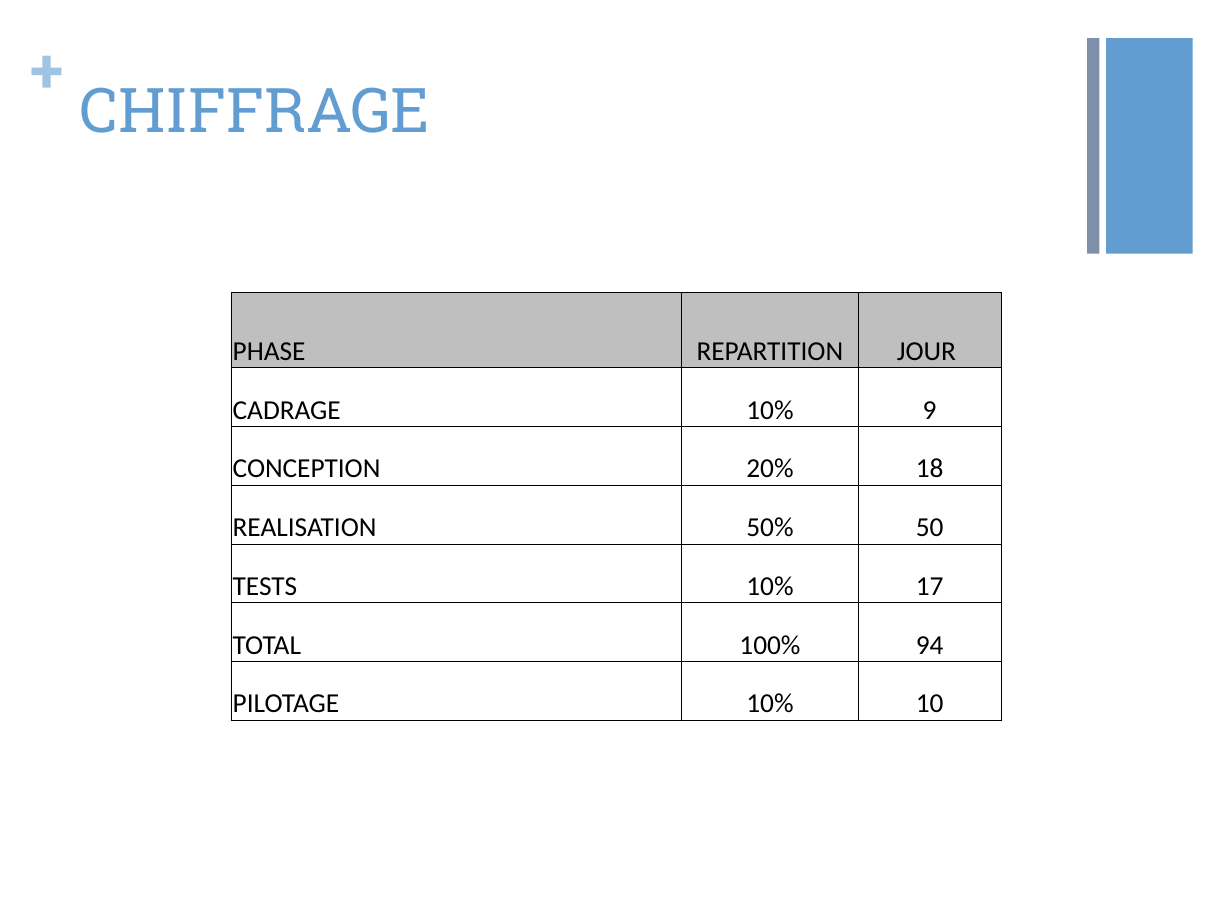
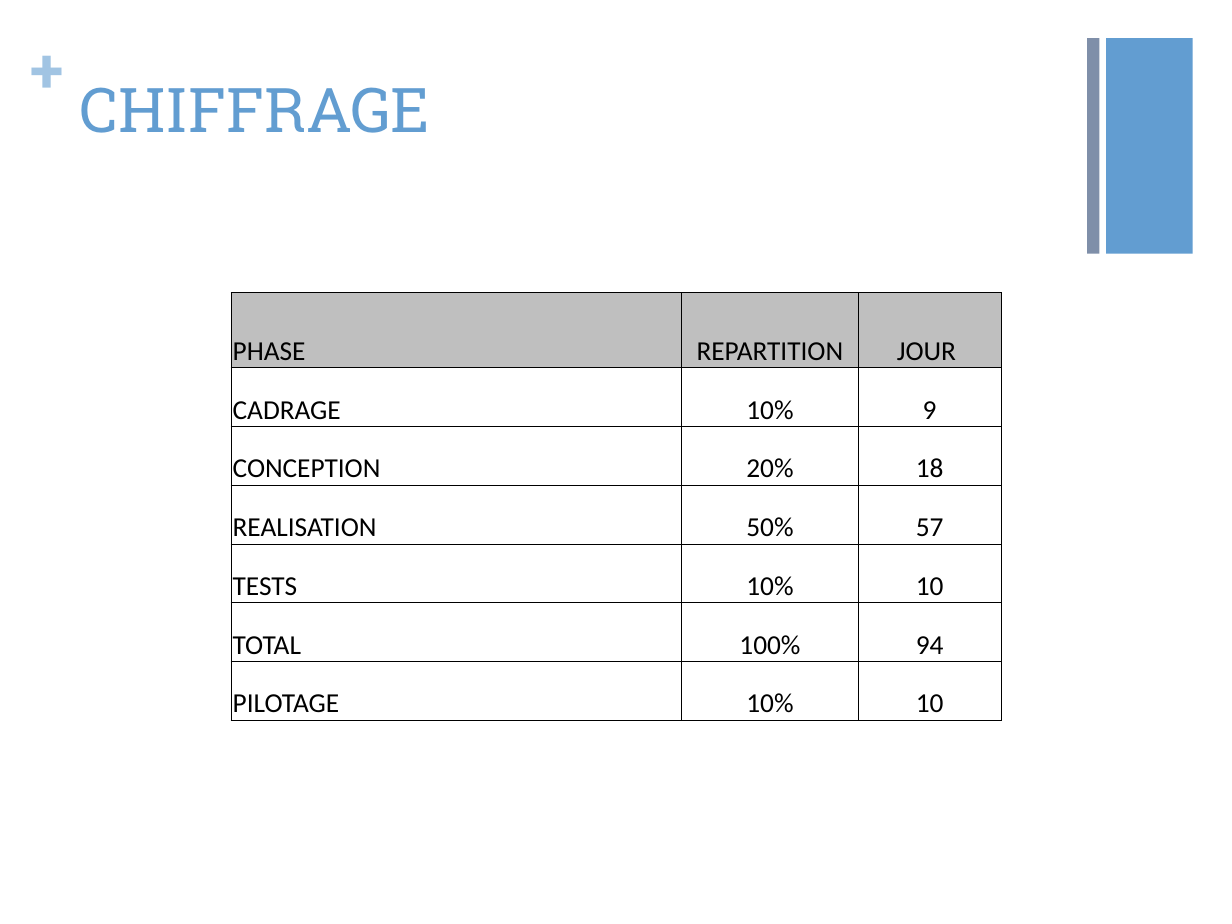
Before and after one commit to vibiscus/python, a slide deck: slide 10 of Presentation 29 avril V2.pptx. Drawn at 1232x924 pixels with LibreOffice and Linux fonts; fonts in the diff are those of the drawing. Boxes give left, top, right and bottom in pixels: in the first picture for what was removed or moved away, otherwise in the second. Text is boxed around its words. In the diff, an @@ line names an element or a change of style, - is before the commit and + after.

```diff
--- a/Presentation 29 avril V2.pptx
+++ b/Presentation 29 avril V2.pptx
@@ table at <box>232,293,1003,721</box> @@
-row 4, column 3: 50
+row 4, column 3: 57
-row 5, column 3: 17
+row 5, column 3: 10
```
Also in this commit, not shown: 1 other slide changed, 3 other files.
